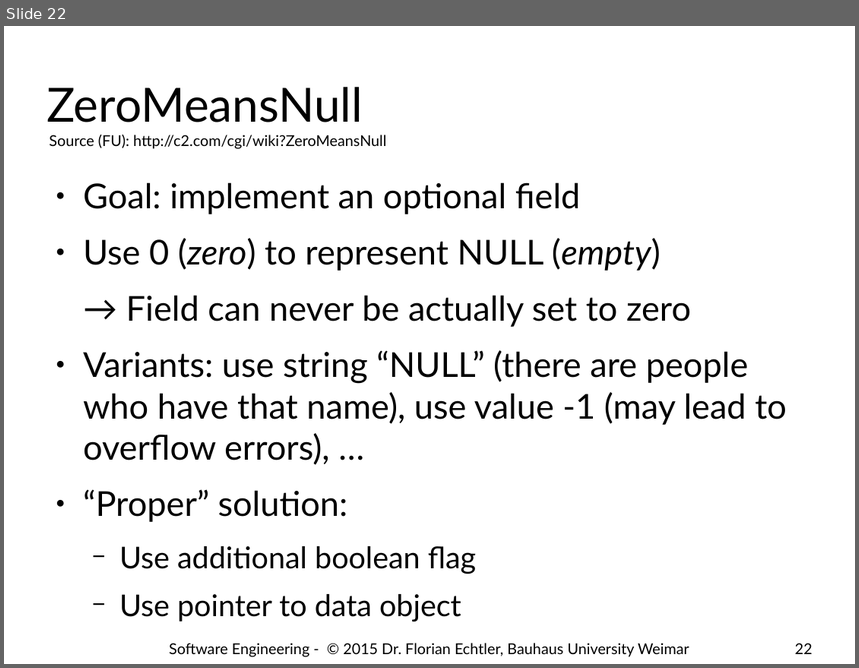
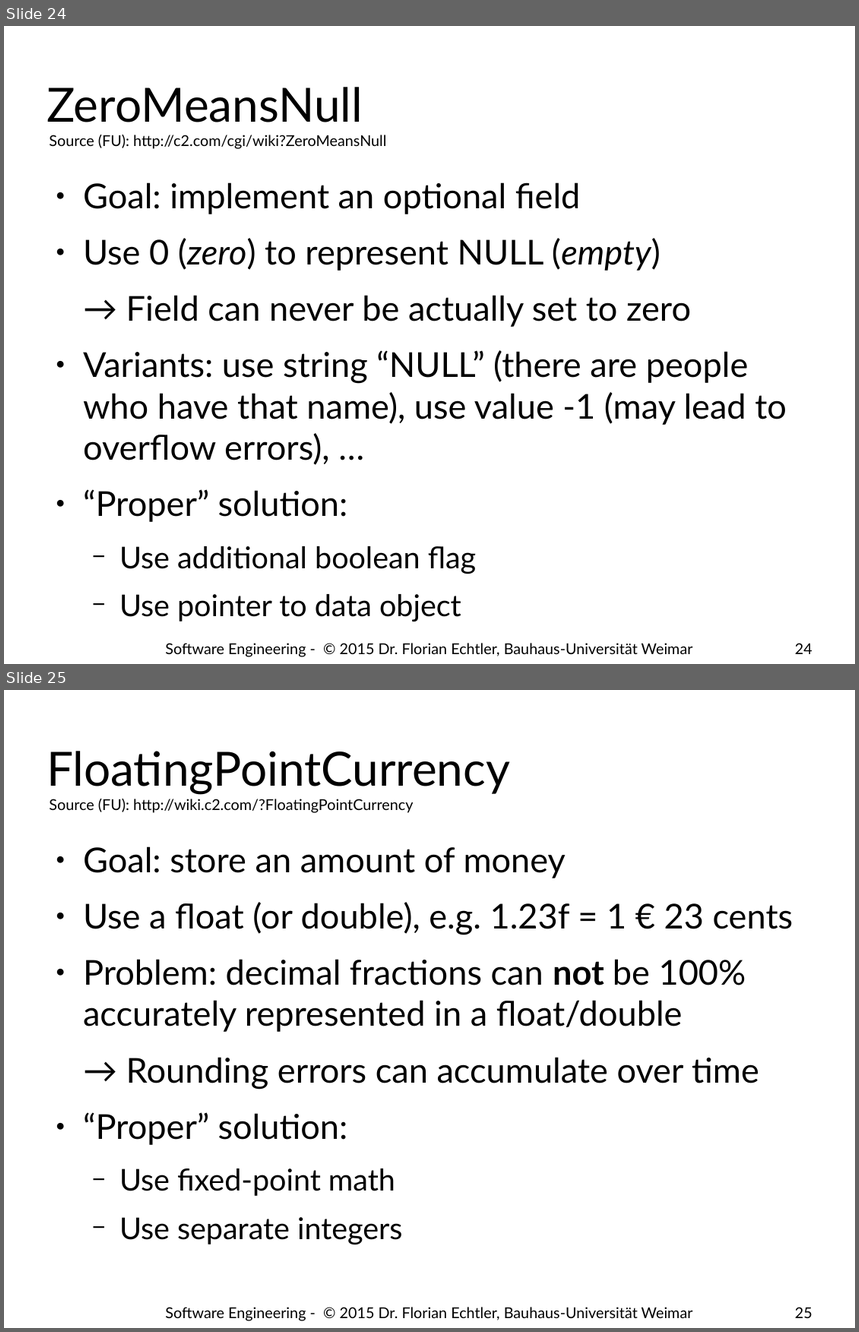
Before and after one commit to floe/software-engineering, a slide deck: 07-code-quality.odp. Shown one above the other, each under a label of ours: slide 22 before the commit, slides 24 and 25 after it. The pictures are 859x668 and 859x1332 pixels, drawn with LibreOffice and Linux fonts; fonts in the diff are those of the drawing; background and template pictures are left out. Boxes give left, top, right and bottom in pixels: in the first picture for what was removed or moved away, otherwise in the second. Text is boxed around its words. In the diff, an @@ line names an element or a change of style, - is before the commit and + after.

```diff
--- a/07-code-quality.odp
+++ b/07-code-quality.odp
@@ slide 25 added at box(4, 690, 855, 1328), background #FFFFFF @@
@@ title added at box(47, 751, 510, 795), 44 pt, text #000000 @@
+FloatingPointCurrency
@@ text added at box(49, 799, 413, 813), 14 pt, text #000000 @@
+Source (FU): http://wiki.c2.com/?FloatingPointCurrency
@@ text added at box(83, 847, 794, 1245), 32 pt, text #000000 @@
+● Goal: store an amount of money
+● Use a float (or double), e.g. 1.23f = 1 € 23 cents
+● Problem: decimal fractions can not be 100% accurately represented in a float/double
+→ Rounding errors can accumulate over time
+● “Proper” solution:
+  − Use fixed-point math
+  − Use separate integers
@@ text added at box(165, 1307, 693, 1322), 14 pt, text #000000 @@
+Software Engineering - © 2015 Dr. Florian Echtler, Bauhaus-Universität Weimar
@@ page number added at box(795, 1307, 813, 1319), 14 pt, text #000000 @@
+25
@@ what was slide 22 is now slide 24 @@
@@ slide 24 changed as well @@
@@ text at box(165, 643, 693, 658): text changed @@
-Software Engineering - © 2015 Dr. Florian Echtler, Bauhaus University Weimar
+Software Engineering - © 2015 Dr. Florian Echtler, Bauhaus-Universität Weimar
@@ page number at box(795, 643, 813, 655): text changed @@
-22
+24
```
Also in this commit, not shown: 22 other slides changed, 3 other slides added.
